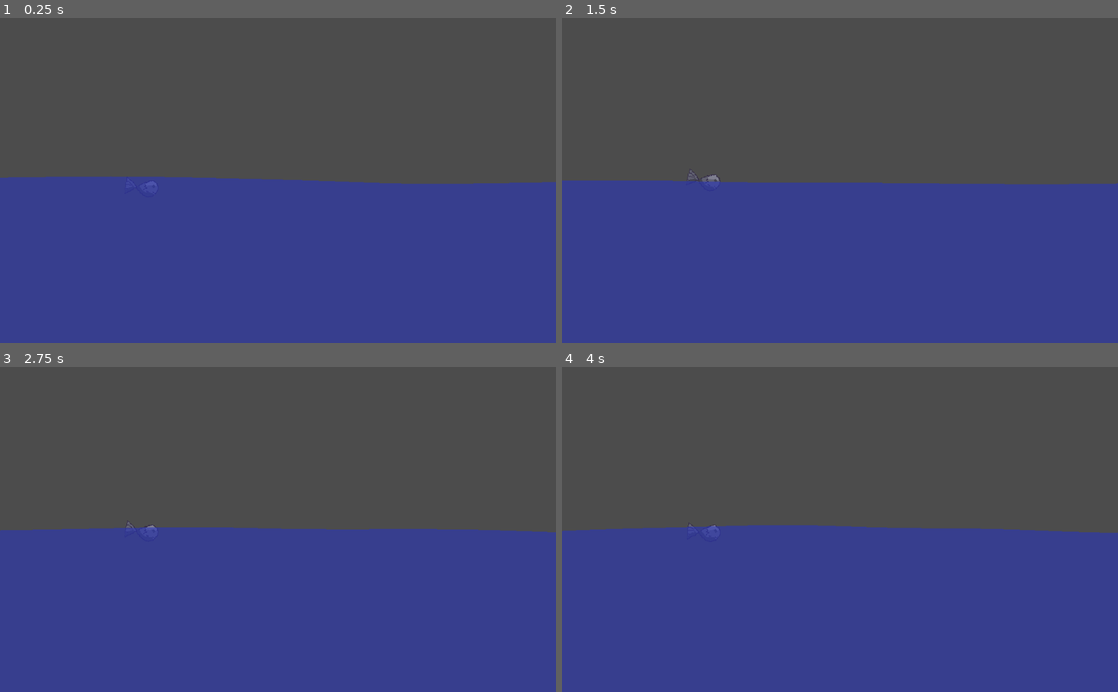
Above: before the commit, frames 1-4 (two rows, left to right).
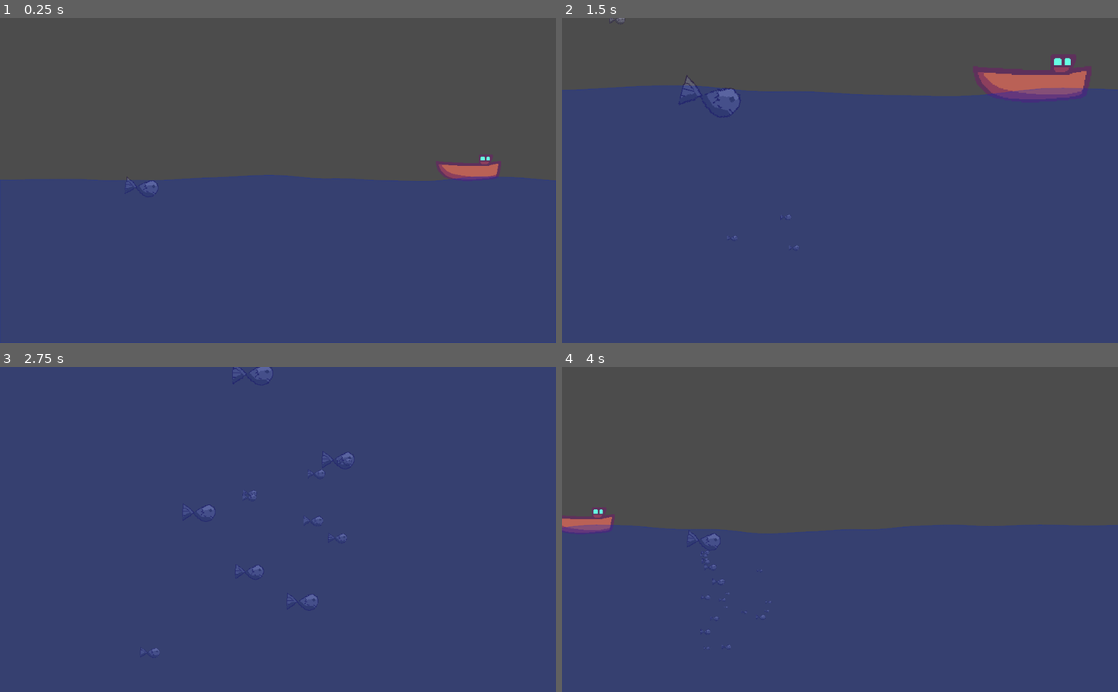
Above: after the commit, the same moments.

Repository: dardanbujupaj/rage-against-the-marine
Game: Godot game, scene res://Game.tscn
Two runs of this game, one before a commit and one after it. Both use one fixed random seed, a clock stepped at 60 frames per second and the inputs below.
Inputs (mouse positions are in pixels of both pictures, inside the frame that each line leads up to):
- Up to frame 1 (0.25 s): no input
- Up to frame 2 (1.5 s): tap Enter at 0.5 s; move the mouse to (962, 164) at 0.52 s; hold Space (up) 0.53-1.28 s; tap F at 0.6, 1.35 s; move the mouse to (728, 196) at 1.27 s; hold S from 1.28 s (still down)
- Up to frame 3 (2.75 s): move the mouse to (333, 458) at 2.02 s; release S at 2.03 s; hold Space (up) from 2.03 s (still down); tap F at 2.1 s
- Up to frame 4 (4 s): move the mouse to (812, 594) at 2.77 s; tap F at 2.85, 3.6 s; move the mouse to (1006, 578) at 3.52 s; release Space (up) at 3.53 s; hold S from 3.53 s (still down)

The runs differ from the first frame. In frame 1, 51% of the frame differs, in the area x 0-100%, y 42-100%; in frame 2, 79%; in frame 3, 100%, in the area x 0-100%, y 0-100%; in frame 4, 51%.

Commit message:
Add ship. Add fish swarm. Add fish swarm camera.

Diff:
--- a/Character.gd
+++ b/Character.gd
@@ -24,11 +24,14 @@
 func is_in_water() -> bool:
 	return position.y > WATER_LEVEL
 
+
 func _process(delta: float) -> void:
 	$Label.text = str(velocity.y)
 	rotation = velocity.y / MAX_VELOCITY_Y
 
+
 func _physics_process(delta: float) -> void:
+
 	if is_in_water():
 		if Input.is_action_pressed("up"):
 			velocity.y -= JUMP_BOUYANCY * delta
@@ -46,5 +49,9 @@
 			else:
 				velocity.y += FALL_GRAVITY * delta
 
+	# give a boost when starting to jump
+	if abs(300.0 - position.y) < 10.0 and abs(velocity.y) < 10.0:
+		velocity.y -= 50.0
+
 	velocity.y = clamp(velocity.y, -MAX_VELOCITY_Y, MAX_VELOCITY_Y)
 	velocity = move_and_slide(velocity)
--- a/Character.tscn
+++ b/Character.tscn
@@ -18,3 +18,6 @@
 
 [node name="Superfish" type="Sprite" parent="."]
 texture = ExtResource( 1 )
+
+[node name="CollisionPolygon2D" type="CollisionPolygon2D" parent="."]
+polygon = PoolVector2Array( -32, 17, -31, -15, -9, -1, 17, -13, 32, -1, 22, 19, 2, 19, -11, 5 )
--- /dev/null
+++ b/FishFollower.gd
@@ -0,0 +1,22 @@
+extends Node2D
+
+var noise = OpenSimplexNoise.new()
+
+var time := 0.0
+
+# Called when the node enters the scene tree for the first time.
+func _ready() -> void:
+	randomize()
+	noise.seed = randi()
+	noise.period = 10.0
+	scale *= rand_range(0.5, 2.0)
+
+
+# Called every frame. 'delta' is the elapsed time since the previous frame.
+func _process(delta: float) -> void:
+	time += delta
+	var offset = Vector2(noise.get_noise_1d(time), noise.get_noise_1d(-time))
+	var target = offset * 200
+	var mouse_distance = target - get_local_mouse_position()
+	target += (mouse_distance).normalized() / max(0.001, mouse_distance.length_squared()) * 100
+	position = lerp(position, target, 5 * delta)
--- /dev/null
+++ b/FishFollower.tscn
@@ -0,0 +1,11 @@
+[gd_scene load_steps=3 format=2]
+
+[ext_resource path="res://superfish.png" type="Texture" id=1]
+[ext_resource path="res://FishFollower.gd" type="Script" id=2]
+
+[node name="FishFollower" type="Node2D"]
+script = ExtResource( 2 )
+
+[node name="Superfish" type="Sprite" parent="."]
+scale = Vector2( 0.2, 0.2 )
+texture = ExtResource( 1 )
--- a/Game.gd
+++ b/Game.gd
@@ -1,9 +1,20 @@
 tool
 extends Node2D
 
-const SEGMENTS = 20
+const SEGMENTS = 48
 
 onready var water := $Water
+
+
+
+onready var distance_label := $CanvasLayer/VBoxContainer/Distance
+onready var speed_label := $CanvasLayer/VBoxContainer/Distance
+
+onready var camera := $Camera
+onready var swarm_cam_tween := $Tween
+
+var speed = 200.0
+var distance = 0.0
 
 var noise := OpenSimplexNoise.new()
 
@@ -11,15 +22,22 @@
 # Called when the node enters the scene tree for the first time.
 func _ready() -> void:
 
-	noise.period = 1.0
+	noise.period = 300.0
 	update_water()
+	update_speed()
 
 
-var pos = 0.0
+func _process(delta: float) -> void:
+	distance += delta * speed
+	update_water(distance)
 
-func _process(delta: float) -> void:
-	pos += delta
-	update_water(pos)
+
+func _unhandled_key_input(event: InputEventKey) -> void:
+	if event.is_pressed() and event.scancode == KEY_F:
+		spawn_follower(Vector2())
+	if event.is_pressed() and event.scancode == KEY_S:
+		toggle_swarm_cam()
+
 
 func update_water(offset: float = 0.0) -> void:
 	if water == null:
@@ -28,10 +46,54 @@
 
 	var poly := []
 	for i in range(SEGMENTS + 1):
-		var x = float(i) / SEGMENTS
+		var x = float(i) / SEGMENTS * viewport_rect.size.x
 		var y = 300.0 + noise.get_noise_1d(x + offset) * 20.0
-		poly.append(Vector2(x * viewport_rect.size.x, y))
+		poly.append(Vector2(x, y))
 
 	poly.append_array([viewport_rect.end, Vector2(0, viewport_rect.size.y)])
 
 	water.polygon = poly
+	water.texture_offset.x = offset
+
+
+func update_speed() -> void:
+	speed *= 1.1
+	get_tree().set_group("ships", "speed", speed)
+
+
+func _on_Timer_timeout() -> void:
+	update_speed()
+
+
+func _on_ShipSpawnTimer_timeout() -> void:
+	var ship = preload("res://Ship.tscn").instance()
+	ship.speed = speed
+	ship.position.y = 300.0
+	ship.position.x = get_viewport().size.x * 1.5
+	ship.connect("fish_freed", self, "_on_Ship_fish_freed")
+	call_deferred("add_child", ship)
+
+
+func spawn_follower(position: Vector2) -> void:
+	for _i in range(1 + randi() % 5):
+		var fish = preload("res://FishFollower.tscn").instance()
+		fish.position = position - $Followers.position
+		$Followers.call_deferred("add_child", fish)
+
+
+func _on_Ship_fish_freed(pos: Vector2, amount: int) -> void:
+	for _i in range(amount):
+		spawn_follower(pos)
+
+
+var swarm_cam = false
+
+func toggle_swarm_cam() -> void:
+	swarm_cam = !swarm_cam
+	var target = $Followers.position if swarm_cam else Vector2(512, 300)
+	var zoom = Vector2(0.3, 0.3) if swarm_cam else Vector2(1.0, 1.0)
+
+	swarm_cam_tween.stop_all()
+	swarm_cam_tween.interpolate_property(camera, "position", camera.position, target, 0.5, Tween.TRANS_QUAD, Tween.EASE_OUT)
+	swarm_cam_tween.interpolate_property(camera, "zoom", camera.zoom, zoom, 0.5, Tween.TRANS_QUAD, Tween.EASE_OUT)
+	swarm_cam_tween.start()
--- a/Game.tscn
+++ b/Game.tscn
@@ -1,7 +1,8 @@
-[gd_scene load_steps=3 format=2]
+[gd_scene load_steps=4 format=2]
 
 [ext_resource path="res://Game.gd" type="Script" id=1]
 [ext_resource path="res://Character.tscn" type="PackedScene" id=2]
+[ext_resource path="res://Ship.tscn" type="PackedScene" id=3]
 
 [node name="Game" type="Node2D"]
 script = ExtResource( 1 )
@@ -9,6 +10,57 @@
 [node name="Character" parent="." instance=ExtResource( 2 )]
 position = Vector2( 262, 292 )
 
+[node name="Followers" type="Node2D" parent="."]
+position = Vector2( 325, 436 )
+
+[node name="Props" type="Node2D" parent="."]
+position = Vector2( 917, 288 )
+
+[node name="Ship" parent="." instance=ExtResource( 3 )]
+position = Vector2( 917, 288 )
+
 [node name="Water" type="Polygon2D" parent="."]
-color = Color( 0.160784, 0.207843, 0.737255, 0.588235 )
-polygon = PoolVector2Array( 0, 298.947, 51.2, 297.85, 102.4, 296.735, 153.6, 295.876, 204.8, 295.552, 256, 295.902, 307.2, 296.884, 358.4, 298.141, 409.6, 299.139, 460.8, 299.557, 512, 299.549, 563.2, 299.449, 614.4, 299.382, 665.6, 299.475, 716.8, 300.025, 768, 301.197, 819.2, 302.857, 870.4, 304.686, 921.6, 306.318, 972.8, 307.168, 1024, 306.765, 1024, 600, 0, 600 )
+z_index = 1
+color = Color( 0, 0.133333, 0.8, 0.286275 )
+antialiased = true
+texture_offset = Vector2( 1165.27, 0 )
+polygon = PoolVector2Array( 0, 301.407, 21.3333, 302.97, 42.6667, 305.56, 64, 308.074, 85.3333, 309.405, 106.667, 309.165, 128, 307.814, 149.333, 306.413, 170.667, 305.539, 192, 304.446, 213.333, 302.733, 234.667, 301.454, 256, 301.393, 277.333, 301.764, 298.667, 301.035, 320, 298.879, 341.333, 296.621, 362.667, 295.311, 384, 294.363, 405.333, 293.421, 426.667, 292.861, 448, 293.333, 469.333, 294.688, 490.667, 295.761, 512, 295.631, 533.333, 294.605, 554.667, 293.617, 576, 293.029, 597.333, 292.891, 618.667, 293.166, 640, 293.773, 661.333, 294.56, 682.667, 294.827, 704, 294.215, 725.333, 293.586, 746.667, 293.731, 768, 294.473, 789.333, 295.7, 810.667, 297.322, 832, 299.077, 853.333, 300.315, 874.667, 300.524, 896, 299.823, 917.333, 298.501, 938.667, 296.922, 960, 296.116, 981.333, 296.333, 1002.67, 296.728, 1024, 296.603, 1024, 600, 0, 600 )
+
+[node name="SpeedTimer" type="Timer" parent="."]
+wait_time = 5.0
+autostart = true
+
+[node name="ShipSpawnTimer" type="Timer" parent="."]
+wait_time = 5.0
+autostart = true
+
+[node name="CanvasLayer" type="CanvasLayer" parent="."]
+
+[node name="VBoxContainer" type="VBoxContainer" parent="CanvasLayer"]
+anchor_left = 1.0
+anchor_right = 1.0
+margin_left = -40.0
+margin_bottom = 40.0
+grow_horizontal = 0
+__meta__ = {
+"_edit_use_anchors_": false
+}
+
+[node name="Distance" type="Label" parent="CanvasLayer/VBoxContainer"]
+margin_right = 40.0
+margin_bottom = 14.0
+
+[node name="Speed" type="Label" parent="CanvasLayer/VBoxContainer"]
+margin_top = 18.0
+margin_right = 40.0
+margin_bottom = 32.0
+
+[node name="Tween" type="Tween" parent="."]
+
+[node name="Camera" type="Camera2D" parent="."]
+position = Vector2( 512, 300 )
+current = true
+
+[connection signal="fish_freed" from="Ship" to="." method="_on_Ship_fish_freed"]
+[connection signal="timeout" from="SpeedTimer" to="." method="_on_Timer_timeout"]
+[connection signal="timeout" from="ShipSpawnTimer" to="." method="_on_ShipSpawnTimer_timeout"]
--- /dev/null
+++ b/Ship.gd
@@ -0,0 +1,29 @@
+extends Area2D
+
+signal fish_freed(position, amount)
+
+var speed = 0.0
+
+
+var noise := OpenSimplexNoise.new()
+
+# Called when the node enters the scene tree for the first time.
+func _ready() -> void:
+	randomize()
+	noise.seed = randi()
+	noise.period = 256.0
+
+
+func _physics_process(delta: float) -> void:
+	position.x -= speed * delta
+	position.y = 280.0 + noise.get_noise_1d(position.x) * 30
+
+	if position.x < -100.0:
+		queue_free()
+
+
+
+
+
+func _on_Ship_body_entered(body: Node) -> void:
+	emit_signal("fish_freed", position, 1 + randi() % 5)
--- /dev/null
+++ b/Ship.tscn
@@ -0,0 +1,15 @@
+[gd_scene load_steps=3 format=2]
+
+[ext_resource path="res://Ship.gd" type="Script" id=1]
+[ext_resource path="res://ship.png" type="Texture" id=2]
+
+[node name="Ship" type="Area2D" groups=["ships"]]
+script = ExtResource( 1 )
+
+[node name="Ship" type="Sprite" parent="."]
+texture = ExtResource( 2 )
+
+[node name="CollisionPolygon2D" type="CollisionPolygon2D" parent="."]
+polygon = PoolVector2Array( -63, -9, 14, -6, 16, -23, 42, -21, 56, -10, 56, 5, 52, 23, -3, 29, -36, 26, -52, 19, -62, 7 )
+
+[connection signal="body_entered" from="." to="." method="_on_Ship_body_entered"]
--- a/project.godot
+++ b/project.godot
@@ -10,7 +10,7 @@
 
 [application]
 
-config/name="rage-agains-the-marine"
+config/name="rage-against-the-marine"
 run/main_scene="res://Game.tscn"
 config/icon="res://icon.png"
 
Binary file added: lava.aseprite
Binary file added: lava.png
Not shown, added: lava.png.import
Binary file added: ship.aseprite
Binary file added: ship.png
Not shown, added: ship.png.import
